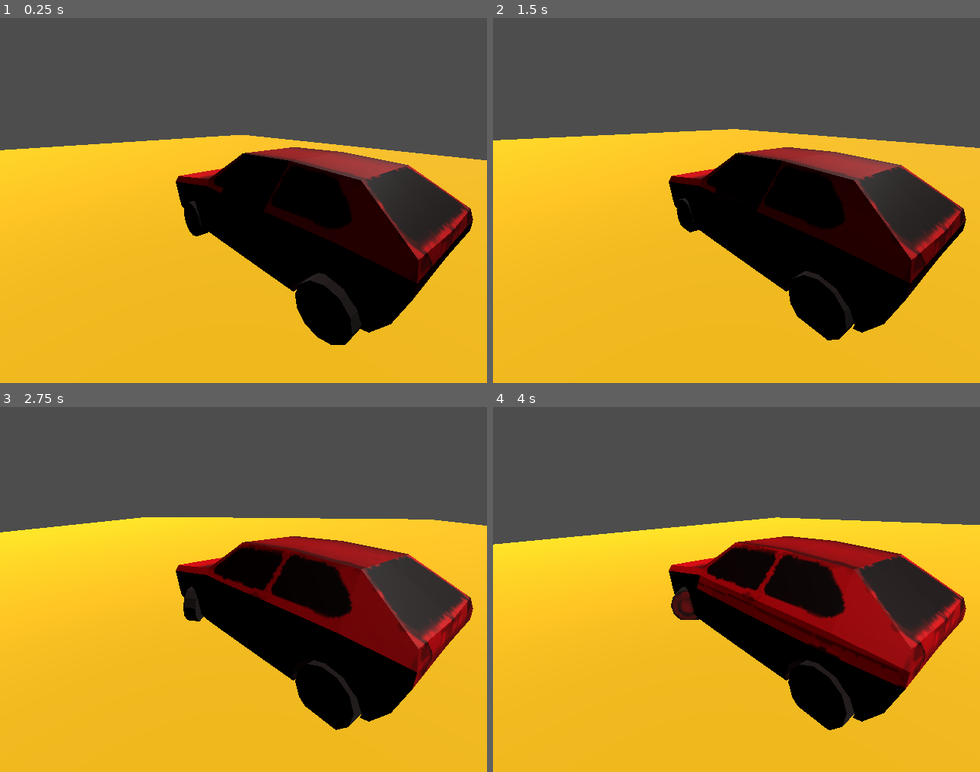
Above: before the commit, frames 1-4 (two rows, left to right).
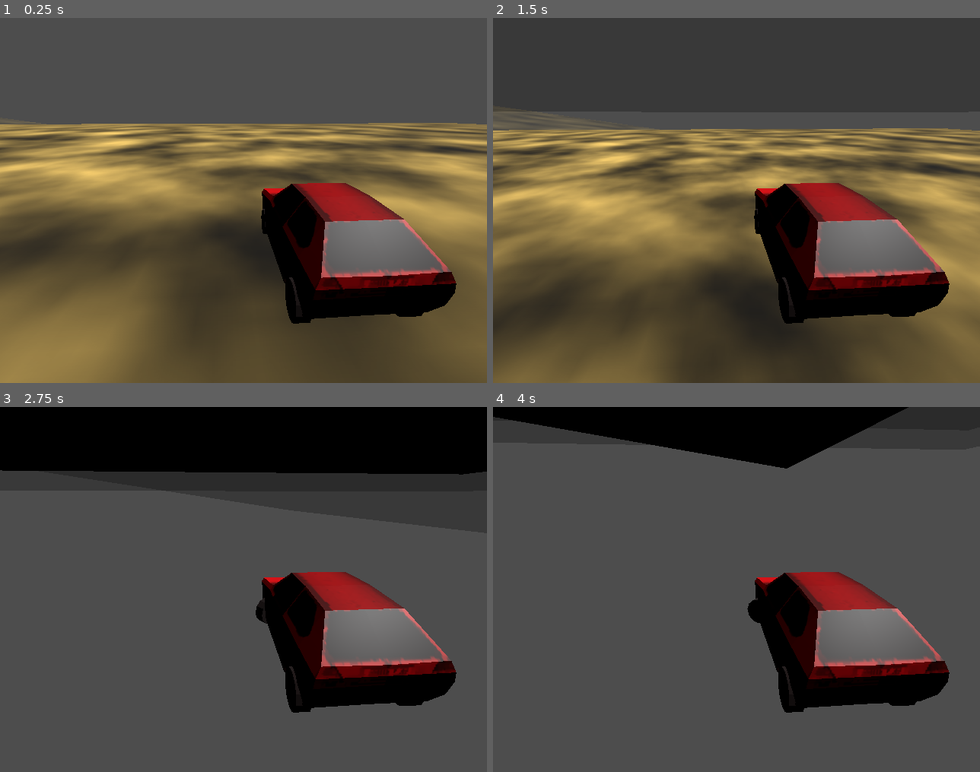
Above: after the commit, the same moments.

Repository: micsman/OnionRace
Game: Godot game, scene res://Main.tscn
The game is run twice, just before and just after one commit, with the same random seed, the same clock (stepped at 60 frames per second) and the same inputs. Before the commit the project starts from res://map.tscn.
Inputs:
- Up to frame 1 (0.25 s): no input
- Up to frame 2 (1.5 s): hold Right (ui_right) 0.53-1.28 s; hold Tab (change_layer, bound only after the commit) 0.53-1.28 s; tap W (gas, bound only after the commit) at 0.8, 1.35 s; hold Down (ui_down) from 1.28 s (still down)
- Up to frame 3 (2.75 s): tap Tab (change_layer, bound only after the commit) at 1.55 s; release Down (ui_down) at 2.03 s; hold Right (ui_right) from 2.03 s (still down); hold Tab (change_layer, bound only after the commit) from 2.03 s (still down); tap W (gas, bound only after the commit) at 2.3 s
- Up to frame 4 (4 s): release Right (ui_right) at 2.78 s; release Tab (change_layer, bound only after the commit) at 2.78 s; hold Up (ui_up) 2.78-3.53 s; tap W (gas, bound only after the commit) at 2.85, 3.8 s; tap Tab (change_layer, bound only after the commit) at 3.05 s; hold Left (ui_left) from 3.53 s (still down); hold Tab (change_layer, bound only after the commit) from 3.53 s (still down)

The runs differ from the first frame. In frame 1, 67% of the frame differs, in the area x 0-100%, y 28-100%; in frame 2, 66%; in frame 3, 87%, in the area x 0-100%, y 0-100%; in frame 4, 73%.

Commit message:
Prototype Layer Behavior
Add additional input mapping
Add prototype layer collision and transparency transitions

Diff:
--- /dev/null
+++ b/Main.tscn
@@ -0,0 +1,73 @@
+[gd_scene format=3 uid="uid://bflkgb8q4ab2k"]
+
+[ext_resource type="PackedScene" uid="uid://cv0acp52ynffg" path="res://car/golfik.tscn" id="1_glv2v"]
+
+[sub_resource type="FastNoiseLite" id="FastNoiseLite_0mkq6"]
+frequency = 0.0281
+
+[sub_resource type="NoiseTexture2D" id="NoiseTexture2D_2s56o"]
+noise = SubResource("FastNoiseLite_0mkq6")
+
+[sub_resource type="StandardMaterial3D" id="StandardMaterial3D_anosd"]
+transparency = 1
+albedo_color = Color(1, 0.8295931, 0.42373294, 1)
+albedo_texture = SubResource("NoiseTexture2D_2s56o")
+
+[node name="Main" type="Node3D" unique_id=1897321323]
+
+[node name="SubViewportContainer" type="SubViewportContainer" parent="." unique_id=1476207875]
+anchors_preset = 15
+anchor_right = 1.0
+anchor_bottom = 1.0
+grow_horizontal = 2
+grow_vertical = 2
+stretch = true
+
+[node name="SubViewport" type="SubViewport" parent="SubViewportContainer" unique_id=1388237527]
+handle_input_locally = false
+scaling_3d_mode = 5
+anisotropic_filtering_level = 0
+fsr_sharpness = 0.0
+canvas_item_default_texture_filter = 0
+sdf_oversize = 0
+positional_shadow_atlas_size = 128
+size = Vector2i(640, 480)
+render_target_update_mode = 4
+
+[node name="DirectionalLight3D" type="DirectionalLight3D" parent="SubViewportContainer/SubViewport" unique_id=1870302429]
+transform = Transform3D(1, 0, 0, 0, -0.5274117, 0.84960985, 0, -0.84960985, -0.5274117, 0, 8.394621, -35.631977)
+
+[node name="golfik" parent="SubViewportContainer/SubViewport" unique_id=1977507205 node_paths=PackedStringArray("layer1", "layer2", "layer3") instance=ExtResource("1_glv2v")]
+transform = Transform3D(1, 0, 0, 0, 1, 0, 0, 0, 1, 0, 5.2249784, 0)
+layer1 = NodePath("../Layer1")
+layer2 = NodePath("../Layer2")
+layer3 = NodePath("../Layer3")
+
+[node name="Layer1" type="Node3D" parent="SubViewportContainer/SubViewport" unique_id=69541661]
+
+[node name="Map" type="CSGBox3D" parent="SubViewportContainer/SubViewport/Layer1" unique_id=50626467]
+transform = Transform3D(1, 0, 0, 0, 1, 0, 0, 0, 1, 1.1003418, -0.4995, 1.4568024)
+use_collision = true
+size = Vector3(448.47852, 0.001, 437.9297)
+material = SubResource("StandardMaterial3D_anosd")
+
+[node name="Layer2" type="Node3D" parent="SubViewportContainer/SubViewport" unique_id=1333433397]
+transform = Transform3D(1, 0, 0, 0, 1, 0, 0, 0, 1, 0, -12.707375, 0)
+
+[node name="Map2" type="CSGBox3D" parent="SubViewportContainer/SubViewport/Layer2" unique_id=1620058070]
+transform = Transform3D(1, 0, 0, 0, 1, 0, 0, 0, 1, 1.1003418, -2.8201787, 1.4568024)
+use_collision = true
+collision_layer = 2
+collision_mask = 2
+size = Vector3(448.47852, 0.001, 437.9297)
+material = SubResource("StandardMaterial3D_anosd")
+
+[node name="Layer3" type="Node3D" parent="SubViewportContainer/SubViewport" unique_id=231094992]
+
+[node name="Map3" type="CSGBox3D" parent="SubViewportContainer/SubViewport/Layer3" unique_id=1637084338]
+transform = Transform3D(1, 0, 0, 0, 0.98951876, 0.14440477, 0, -0.14440477, 0.98951876, 1.1003418, -0.4995, 159.15457)
+use_collision = true
+collision_layer = 4
+collision_mask = 4
+size = Vector3(448.47852, 0.001, 437.9297)
+material = SubResource("StandardMaterial3D_anosd")
--- a/car/golfik.gd
+++ b/car/golfik.gd
@@ -5,10 +5,79 @@
 
 #Called when the node enters the scene tree for the first time.
 func _ready() -> void:
-	pass # Replace with function body.
+	switch_layer(WorldLayer.LAYER_1)
 
 
 #Called every frame. 'delta' is the elapsed time since the previous frame.
 func _physics_process(delta: float) -> void:
-	steering = move_toward(steering, Input.get_axis("ui_right", "ui_left") * steer, delta*10)
-	engine_force = Input.get_axis("ui_down", "ui_up")*power
+	steering = move_toward(steering, Input.get_axis("steer_right", "steer_left") * steer, delta*10)
+	engine_force = Input.get_axis("brake", "gas")*power
+
+
+@export var layer1: Node3D
+@export var layer2: Node3D
+@export var layer3: Node3D
+
+enum WorldLayer {LAYER_1, LAYER_2, LAYER_3}
+var current_layer: WorldLayer = WorldLayer.LAYER_1
+
+const ALPHA_ACTIVE: float = 1.0
+const ALPHA_INACTIVE: float = 0.25
+
+
+func _input(event: InputEvent) -> void:
+	if event.is_action_pressed("change_layer"):
+		if current_layer == WorldLayer.LAYER_1:
+			switch_layer(WorldLayer.LAYER_2)
+		elif current_layer == WorldLayer.LAYER_2:
+			switch_layer(WorldLayer.LAYER_3)
+		else:
+			switch_layer(WorldLayer.LAYER_1)
+
+
+func switch_layer(new_layer: WorldLayer):
+	current_layer = new_layer
+
+	collision_mask = 0
+
+	match current_layer:
+		WorldLayer.LAYER_1:
+			set_collision_mask_value(1, true)
+			set_collision_mask_value(2, false)
+			set_collision_mask_value(3, false)
+
+			layer_transp(layer1, ALPHA_ACTIVE)
+			layer_transp(layer2, ALPHA_INACTIVE)
+			layer_transp(layer3, ALPHA_INACTIVE)
+
+		WorldLayer.LAYER_2:
+			set_collision_mask_value(1, false)
+			set_collision_mask_value(2, true)
+			set_collision_mask_value(3, false)
+
+			layer_transp(layer1, ALPHA_INACTIVE)
+			layer_transp(layer2, ALPHA_ACTIVE)
+			layer_transp(layer3, ALPHA_INACTIVE)
+
+		WorldLayer.LAYER_3:
+			set_collision_mask_value(1, false)
+			set_collision_mask_value(2, false)
+			set_collision_mask_value(3, true)
+
+			layer_transp(layer1, ALPHA_INACTIVE)
+			layer_transp(layer2, ALPHA_INACTIVE)
+			layer_transp(layer3, ALPHA_ACTIVE)
+
+func layer_transp(test: Node3D, alpha_v:float):
+	if not test:
+		return
+
+	for child in test.get_children():
+		if child is CSGShape3D:
+
+			child.material = child.material.duplicate()
+			var mat = child.material as StandardMaterial3D
+			if mat:
+				var cur_color = mat.albedo_color
+				cur_color.a = alpha_v
+				mat.albedo_color = cur_color
--- a/car/golfik.tscn
+++ b/car/golfik.tscn
@@ -222,4 +222,4 @@
 mesh = SubResource("ArrayMesh_j6ev6")
 
 [node name="Camera3D" type="Camera3D" parent="." unique_id=265267793]
-transform = Transform3D(0.6171341, -0.2691213, 0.73940474, 1.302701e-15, 0.9396927, 0.34202012, -0.786858, -0.21107228, 0.57991636, 3.811994, 1.7227943, 4.247995)
+transform = Transform3D(0.069164135, -0.3412011, 0.93744236, -1.1725098e-08, 0.9396927, 0.34202012, -0.9976053, -0.023655536, 0.06499302, 6.724836, 2.980973, 2.932199)
--- a/map.tscn
+++ /dev/null
@@ -1,39 +0,0 @@
-[gd_scene format=3 uid="uid://bflkgb8q4ab2k"]
-
-[ext_resource type="PackedScene" uid="uid://cv0acp52ynffg" path="res://car/golfik.tscn" id="1_c7s6e"]
-
-[sub_resource type="StandardMaterial3D" id="StandardMaterial3D_anosd"]
-albedo_color = Color(1, 0.77254903, 0.05882353, 1)
-
-[node name="map" type="Node3D" unique_id=1897321323]
-
-[node name="SubViewportContainer" type="SubViewportContainer" parent="." unique_id=1476207875]
-anchors_preset = 15
-anchor_right = 1.0
-anchor_bottom = 1.0
-grow_horizontal = 2
-grow_vertical = 2
-stretch = true
-
-[node name="SubViewport" type="SubViewport" parent="SubViewportContainer" unique_id=1388237527]
-handle_input_locally = false
-scaling_3d_mode = 5
-anisotropic_filtering_level = 0
-fsr_sharpness = 0.0
-canvas_item_default_texture_filter = 0
-sdf_oversize = 0
-positional_shadow_atlas_size = 128
-size = Vector2i(640, 480)
-render_target_update_mode = 4
-
-[node name="CSGBox3D" type="CSGBox3D" parent="SubViewportContainer/SubViewport" unique_id=50626467]
-transform = Transform3D(1, 0, 0, 0, 1, 0, 0, 0, 1, 1.1003418, -0.4995, 1.4568024)
-use_collision = true
-size = Vector3(83.00635, 0.001, 63.06137)
-material = SubResource("StandardMaterial3D_anosd")
-
-[node name="DirectionalLight3D" type="DirectionalLight3D" parent="SubViewportContainer/SubViewport" unique_id=1870302429]
-transform = Transform3D(1, 0, 0, 0, -0.5274117, 0.84960985, 0, -0.84960985, -0.5274117, 0, 8.394621, -35.631977)
-
-[node name="golfik" parent="SubViewportContainer/SubViewport" unique_id=1977507205 instance=ExtResource("1_c7s6e")]
-transform = Transform3D(1, 0, 0, 0, 1, 0, 0, 0, 1, 0, 2.505, 0)
--- a/project.godot
+++ b/project.godot
@@ -23,6 +23,39 @@
 window/stretch/aspect="expand"
 window/stretch/scale_mode="integer"
 
+[input]
+
+gas={
+"deadzone": 0.2,
+"events": [Object(InputEventKey,"resource_local_to_scene":false,"resource_name":"","device":16,"window_id":0,"alt_pressed":false,"shift_pressed":false,"ctrl_pressed":false,"meta_pressed":false,"pressed":false,"keycode":0,"physical_keycode":87,"key_label":0,"unicode":0,"location":0,"echo":false,"script":null)
+, Object(InputEventKey,"resource_local_to_scene":false,"resource_name":"","device":-1,"window_id":0,"alt_pressed":false,"shift_pressed":false,"ctrl_pressed":false,"meta_pressed":false,"pressed":false,"keycode":0,"physical_keycode":4194320,"key_label":0,"unicode":0,"location":0,"echo":false,"script":null)
+]
+}
+brake={
+"deadzone": 0.2,
+"events": [Object(InputEventKey,"resource_local_to_scene":false,"resource_name":"","device":-1,"window_id":0,"alt_pressed":false,"shift_pressed":false,"ctrl_pressed":false,"meta_pressed":false,"pressed":false,"keycode":0,"physical_keycode":83,"key_label":0,"unicode":115,"location":0,"echo":false,"script":null)
+, Object(InputEventKey,"resource_local_to_scene":false,"resource_name":"","device":-1,"window_id":0,"alt_pressed":false,"shift_pressed":false,"ctrl_pressed":false,"meta_pressed":false,"pressed":false,"keycode":0,"physical_keycode":32,"key_label":0,"unicode":32,"location":0,"echo":false,"script":null)
+, Object(InputEventKey,"resource_local_to_scene":false,"resource_name":"","device":-1,"window_id":0,"alt_pressed":false,"shift_pressed":false,"ctrl_pressed":false,"meta_pressed":false,"pressed":false,"keycode":0,"physical_keycode":4194322,"key_label":0,"unicode":0,"location":0,"echo":false,"script":null)
+]
+}
+steer_left={
+"deadzone": 0.2,
+"events": [Object(InputEventKey,"resource_local_to_scene":false,"resource_name":"","device":-1,"window_id":0,"alt_pressed":false,"shift_pressed":false,"ctrl_pressed":false,"meta_pressed":false,"pressed":false,"keycode":0,"physical_keycode":4194319,"key_label":0,"unicode":0,"location":0,"echo":false,"script":null)
+, Object(InputEventKey,"resource_local_to_scene":false,"resource_name":"","device":-1,"window_id":0,"alt_pressed":false,"shift_pressed":false,"ctrl_pressed":false,"meta_pressed":false,"pressed":false,"keycode":0,"physical_keycode":65,"key_label":0,"unicode":97,"location":0,"echo":false,"script":null)
+]
+}
+steer_right={
+"deadzone": 0.2,
+"events": [Object(InputEventKey,"resource_local_to_scene":false,"resource_name":"","device":-1,"window_id":0,"alt_pressed":false,"shift_pressed":false,"ctrl_pressed":false,"meta_pressed":false,"pressed":false,"keycode":0,"physical_keycode":68,"key_label":0,"unicode":100,"location":0,"echo":false,"script":null)
+, Object(InputEventKey,"resource_local_to_scene":false,"resource_name":"","device":-1,"window_id":0,"alt_pressed":false,"shift_pressed":false,"ctrl_pressed":false,"meta_pressed":false,"pressed":false,"keycode":0,"physical_keycode":4194321,"key_label":0,"unicode":0,"location":0,"echo":false,"script":null)
+]
+}
+change_layer={
+"deadzone": 0.2,
+"events": [Object(InputEventKey,"resource_local_to_scene":false,"resource_name":"","device":-1,"window_id":0,"alt_pressed":false,"shift_pressed":false,"ctrl_pressed":false,"meta_pressed":false,"pressed":false,"keycode":0,"physical_keycode":4194306,"key_label":0,"unicode":0,"location":0,"echo":false,"script":null)
+]
+}
+
 [physics]
 
 3d/physics_engine="Jolt Physics"
